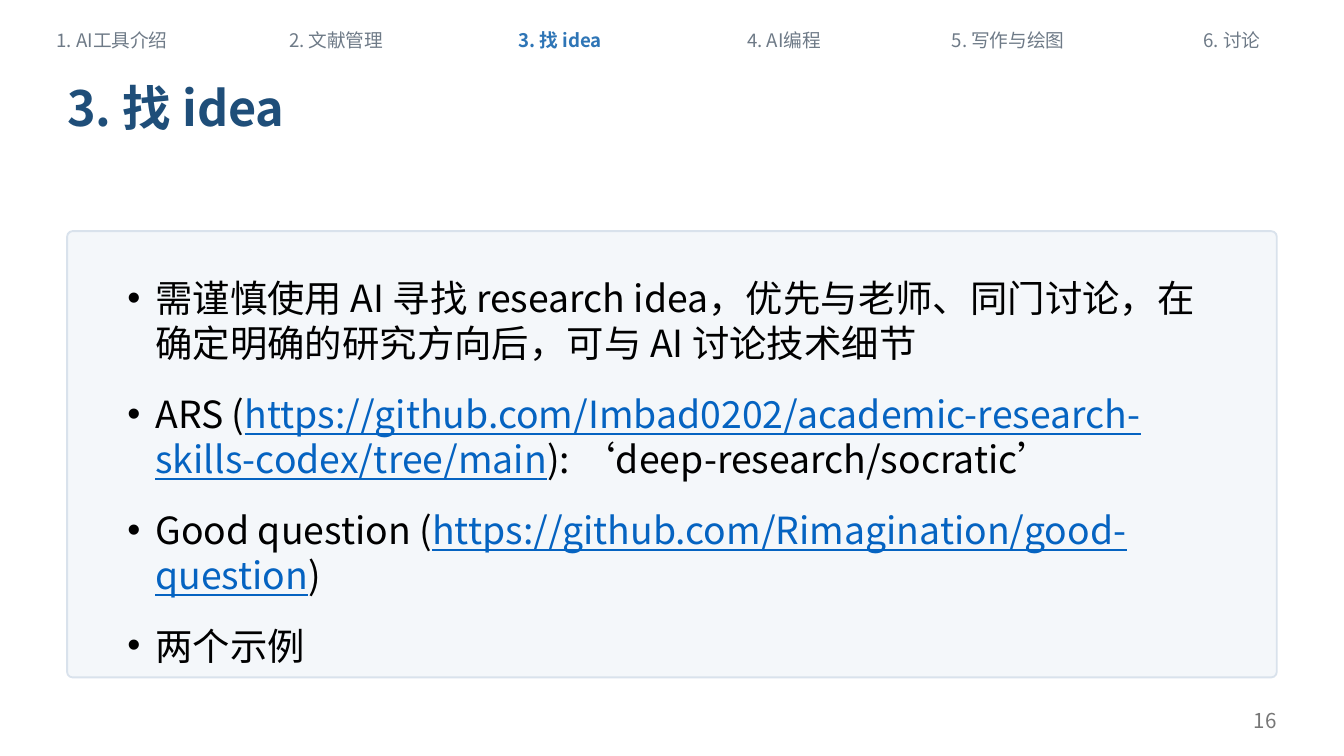
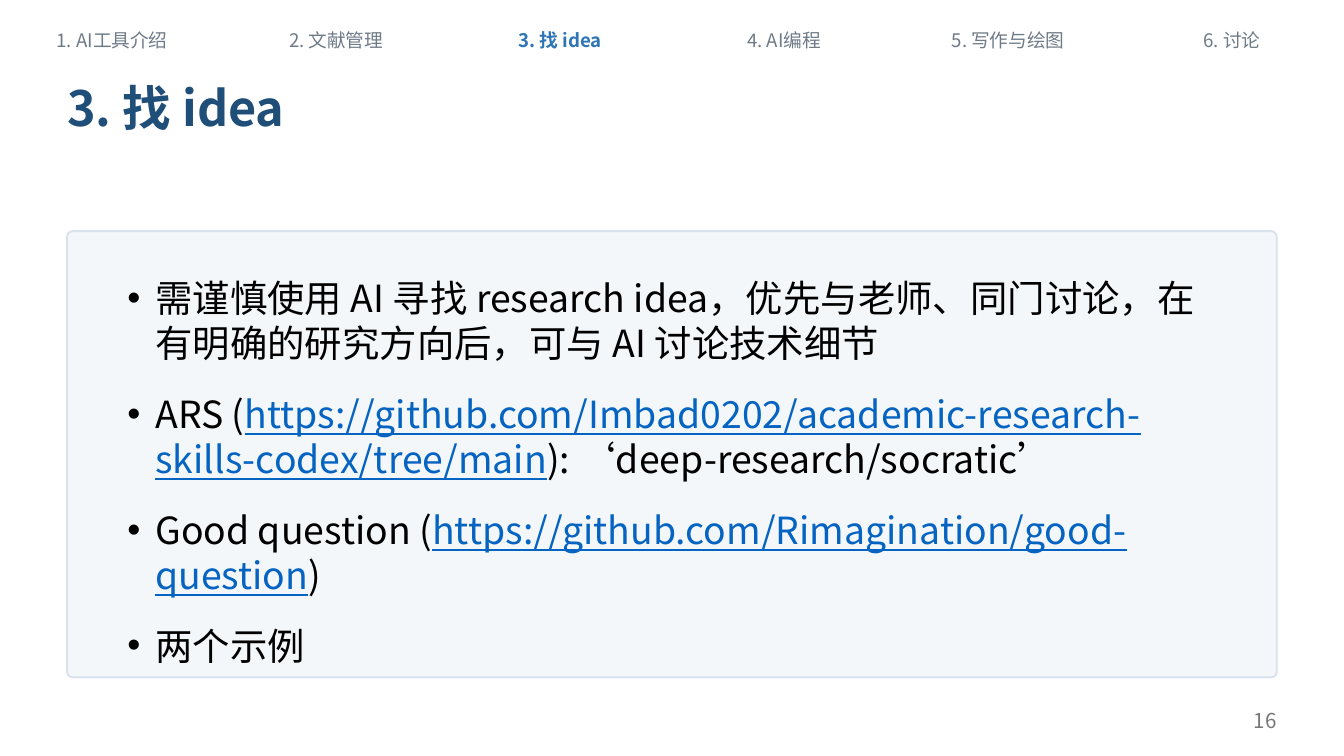
Before and after one commit to sicilyala/ai_sharing, a slide deck: slide 16 of docs/ai-workflow-sharing-v1.pptx. Drawn at 1344x756 pixels with LibreOffice and Linux fonts; fonts in the diff are those of the drawing. Boxes give left, top, right and bottom in pixels: in the first picture for what was removed or moved away, otherwise in the second. Text is boxed around its words. In the diff, an @@ line names an element or a change of style, - is before the commit and + after.

```diff
--- a/docs/ai-workflow-sharing-v1.pptx
+++ b/docs/ai-workflow-sharing-v1.pptx
@@ text at <box>155,280,1195,361</box>: text changed @@
-• 需谨慎使用 AI 寻找 research idea，优先与老师、同门讨论，在确定明确的研究方向后，可与 AI 讨论技术细节
+• 需谨慎使用 AI 寻找 research idea，优先与老师、同门讨论，在有明确的研究方向后，可与 AI 讨论技术细节
```
Also in this commit, not shown: 11 other slides changed, 7 other files.
